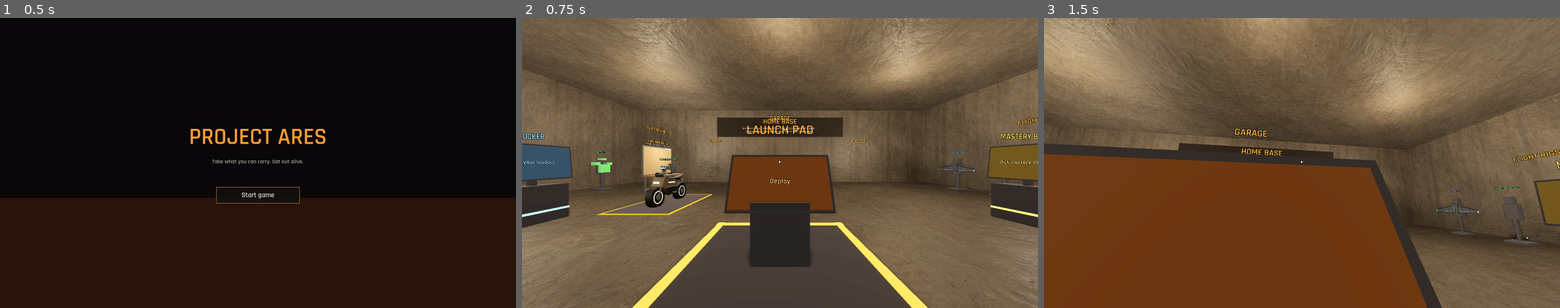
Above: before the commit, frames 1-3 (left to right).
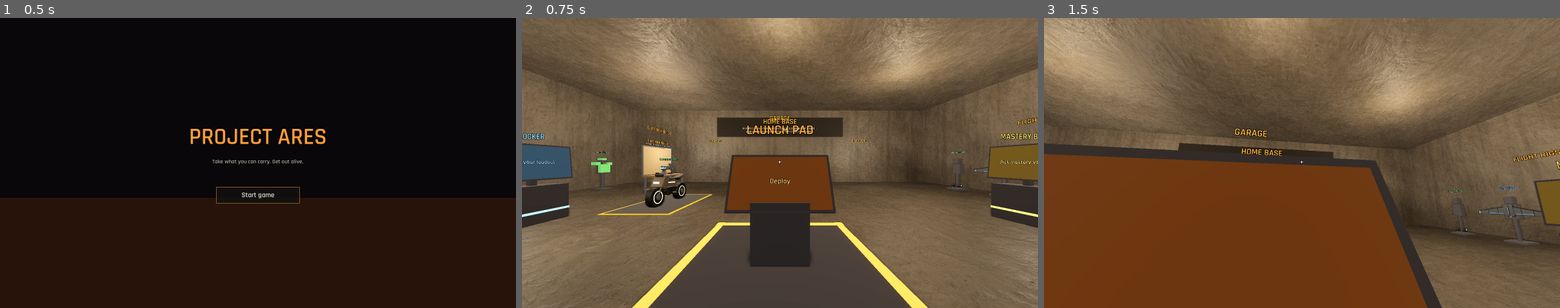
Above: after the commit, the same moments.

Repository: czinabu/projectares
Game: Godot game, scene res://scenes/start.tscn
Two runs of this game, one before a commit and one after it. Both use one fixed random seed, a clock stepped at 60 frames per second and the inputs below.
Inputs (mouse positions are in pixels of both pictures, inside the frame that each line leads up to):
- Up to frame 1 (0.5 s): no input
- Up to frame 2 (0.75 s): click "Start game" at 0.5 s
- Up to frame 3 (1.5 s): tap Enter (redeploy) at 1.25 s; move the mouse to (1327, 163) at 1.27 s; press the mouse at (1327, 163) at 1.28 s; hold W (move_forward) from 1.28 s (still down); tap Alt (dash) at 1.35 s

Frame 1 is identical in both runs. In frame 2, less than 0.1% of the frame differs, in the area x 80-91%, y 46-59%; in frame 3, 0.3%, in the area x 76-97%, y 58-78%.

Commit message:
Thruster boots skim low and dash on heat
Holding jump in the air skims at the shared cruise speed and holds height,
stopping dead when the move keys are let go. Within 4 m of a surface the boots
cool, up to 10 m they warm, above that they burn out in seconds. Kicks still
go up, the dash key dashes in the air on heat instead of stamina, and aim is
steady while skimming low. The watch shows the skim band and dashes left.

Co-Authored-By: Claude Opus 5.5 <noreply@anthropic.com>
Claude-Session: https://claude.ai/code/session_01GXE5sytuaGedyDGkbCUvPS

Diff:
--- a/core/actor/actor.gd
+++ b/core/actor/actor.gd
@@ -141,6 +141,7 @@
 var _dash_left := 0.0
 var _dash_cd := 0.0
 var _dash_dir := Vector3.ZERO
+var _dash_speed_now := 0.0
 var _slide_cd := 0.0
 ## Wings: the barrel roll's sidestep (velocity added this tick, taken off
 ## again before the glide steers next tick), its time left and cooldown.
@@ -339,8 +340,12 @@
 	# Once gliding you stay gliding while you climb on your speed.
 	flight.is_gliding = flight.can_glide() and cmd.jump and not on_floor and not staggered \
 			and (velocity.y < 0.0 or flight.is_gliding)
+	flight.is_skimming = flight.can_skim() and cmd.jump and not on_floor and not staggered \
+			and not flight.overheated
 	if on_floor:
 		horizontal = horizontal.move_toward(wish * speed, ground_accel * delta)
+	elif flight.is_skimming:
+		horizontal = horizontal.move_toward(wish * flight.skim_speed, flight.skim_accel * delta)
 	elif flight.is_gliding:
 		horizontal = _glide_velocity(horizontal, wish, yaw_basis, delta)
 	elif flight.is_hovering and flight.boost_speed > 0.0 and cmd.sprint and cmd.move.y > 0.0:
@@ -352,13 +357,20 @@
 		horizontal = horizontal.move_toward(wish * speed, air_accel * delta)
 
 	_dash_cd = maxf(0.0, _dash_cd - delta)
-	if cmd.dash and _dash_cd <= 0.0 and not staggered and spend_stamina(dash_stamina):
+	if cmd.dash and not on_floor and not staggered and _dash_left <= 0.0 and flight.air_dash_speed > 0.0:
+		# Boots dash in the air on heat, not stamina.
+		if flight.try_air_dash():
+			_dash_dir = wish.normalized() if wish.length() > 0.1 else yaw_basis * Vector3.FORWARD
+			_dash_left = flight.air_dash_time
+			_dash_speed_now = flight.air_dash_speed
+	elif cmd.dash and _dash_cd <= 0.0 and not staggered and spend_stamina(dash_stamina):
 		_dash_dir = wish.normalized() if wish.length() > 0.1 else yaw_basis * Vector3.FORWARD
 		_dash_left = dash_time
 		_dash_cd = dash_cooldown
+		_dash_speed_now = dash_speed
 	if _dash_left > 0.0:
 		_dash_left -= delta
-		horizontal = _dash_dir * dash_speed
+		horizontal = _dash_dir * _dash_speed_now
 		slide_left = 0.0
 	horizontal = _simulate_slide(horizontal, on_floor, staggered, delta)
 
@@ -393,6 +405,8 @@
 	flight.is_coasting = false
 	if flight.is_hovering:
 		_simulate_hover(delta)
+	elif flight.is_skimming:
+		_simulate_skim(delta)
 	else:
 		var thrust := flight.tick(cmd.jump and not on_floor and not staggered, delta)
 		velocity.y += (thrust - gravity) * delta
@@ -449,6 +463,27 @@
 	flight.tick(true, delta, 1.0 if climb > 0.0 else (flight.cruise_heat_mult if cruising else flight.hover_heat_mult))
 
 
+## Boots skimming: a kick rises as usual, then the boots hold your height
+## (descend sinks), and the heat follows the height over what is below.
+func _simulate_skim(delta: float) -> void:
+	if velocity.y > 0.0 and not cmd.descend:
+		velocity.y -= gravity * delta
+	else:
+		velocity.y = move_toward(velocity.y, -flight.descend_speed if cmd.descend else 0.0,
+				flight.skim_hold_accel * delta)
+	flight.skim(delta, height_above_ground(flight.skim_probe))
+
+
+## How high the feet are over the world below, up to `reach` meters.
+func height_above_ground(reach: float) -> float:
+	if not is_inside_tree():
+		return reach
+	var from := global_position + Vector3(0.0, 0.1, 0.0)
+	var query := PhysicsRayQueryParameters3D.create(from, from + Vector3(0.0, -reach - 0.1, 0.0), LAYER_WORLD)
+	var hit := get_world_3d().direct_space_state.intersect_ray(query)
+	return reach if hit.is_empty() else maxf(0.0, global_position.y - (hit["position"] as Vector3).y)
+
+
 ## Jets lit: the move keys cruise you about. Slow, you go where you steer;
 ## at speed the heading only turns at `FlightRig.cruise_turn_rate`, and
 ## letting go of the keys (or pulling the other way) brakes to a stop.
@@ -495,11 +530,14 @@
 
 
 ## How much the air spoils aim, 0 to 1: none on the ground, riding, with
-## jets lit and holding still or cruising (not boosting), and full otherwise.
+## jets lit and holding still or cruising (not boosting), skimming low on
+## boots, and full otherwise.
 func air_aim() -> float:
 	if vehicle != null or airborne_time < 0.15:
 		return 0.0
 	if flight.is_hovering and not flight.is_boosting:
+		return 0.0
+	if flight.is_skimming and flight.skim_band() == 0:
 		return 0.0
 	return 1.0
 
--- a/core/flight/flight_rig.gd
+++ b/core/flight/flight_rig.gd
@@ -4,7 +4,8 @@
 ## how it flies:
 ##   jetpack        - `thrust_accel`: hold jump in the air for sustained lift,
 ##                    tap jump in the air to hover and fly freely (see below).
-##   thruster boots - `burst_velocity`: press jump in the air for an instant kick.
+##   thruster boots - `burst_velocity`: press jump in the air for an instant kick,
+##                    and `skim_speed`: hold jump in the air to skim low.
 ##   glide wings    - a burst to launch, then `glide_fall_speed` and
 ##                    `glide_speed`: hold jump to fall slowly and fly forward,
 ##                    and `pulse_velocity`: press jump while gliding to climb.
@@ -116,6 +117,27 @@
 var slide_landing_speed := 0.0
 ## Sideways speed an air jump adds along the move keys (thruster boots).
 var burst_push := 0.0
+## Boots: holding jump in the air skims at this speed (0: no skim), holding
+## your height (a kick still carries you up first; descend sinks). The heat
+## depends on the height over the ground or roof below: under `skim_low`
+## meters the boots cool at `skim_cool` a second, up to `skim_high` they
+## cost `skim_mid_heat`, and above it `skim_high_heat`. You stop dead when
+## you let go of the move keys (`skim_accel`).
+var skim_speed := 0.0
+var skim_accel := 40.0
+var skim_hold_accel := 30.0
+var skim_low := 4.0
+var skim_high := 10.0
+var skim_cool := 5.0
+var skim_mid_heat := 8.0
+var skim_high_heat := 30.0
+## How far down the boots look for a surface.
+var skim_probe := 30.0
+## Boots: the dash key in the air dashes at `air_dash_speed` for
+## `air_dash_time` for `air_dash_heat`, instead of spending stamina.
+var air_dash_speed := 0.0
+var air_dash_time := 0.3
+var air_dash_heat := 0.0
 
 var heat := 0.0
 var overheated := false
@@ -127,6 +149,10 @@
 var is_boosting := false
 ## Jets idle, sinking and cooling (see `coast_cool`).
 var is_coasting := false
+## Boots skimming (holding jump in the air).
+var is_skimming := false
+## Boots: the height over the surface below while skimming, in meters.
+var skim_height := 0.0
 ## The launch of a `launch_once` rig has been used this time in the air.
 var launched := false
 var _since_thrust := 0.0
@@ -161,6 +187,42 @@
 	_recover()
 
 
+## Boots skimming at `height` over the surface below: cools low down,
+## heats up higher (see `skim_speed`).
+func skim(delta: float, height: float) -> void:
+	is_thrusting = false
+	skim_height = height
+	if height < skim_low:
+		heat = maxf(0.0, heat - skim_cool * delta)
+		_recover()
+		return
+	_since_thrust = 0.0
+	heat += (skim_mid_heat if height < skim_high else skim_high_heat) * delta
+	if heat >= max_heat:
+		heat = max_heat
+		overheated = true
+		is_skimming = false
+
+
+## Which band a skim is in: 0 cool (low), 1 warm, 2 burning.
+func skim_band() -> int:
+	return 0 if skim_height < skim_low else (1 if skim_height < skim_high else 2)
+
+
+func can_skim() -> bool:
+	return enabled and skim_speed > 0.0
+
+
+## A boot dash in the air. True if it goes off (and takes its heat).
+func try_air_dash() -> bool:
+	if not enabled or overheated or air_dash_speed <= 0.0:
+		return false
+	if not _spend(air_dash_heat):
+		return false
+	burst_fired.emit()
+	return true
+
+
 func _recover() -> void:
 	if overheated and heat <= recover_heat:
 		overheated = false
@@ -219,6 +281,8 @@
 				% (", Shift+W boosts" if boost_speed > 0.0 else ""))
 	if burst_velocity > 0.0:
 		parts.append("press again in the air to boost" + (" the way you move" if burst_push > 0.0 else ""))
+	if can_skim():
+		parts.append("hold in the air to skim low (stay near a surface to cool, C sinks, Ctrl dashes)")
 	if can_glide():
 		parts.append("hold while falling to glide (steer to bank, look down to dive, up to climb, %sQ/E %s)"
 				% ["press again to pulse up, " if pulse_velocity > 0.0 else "",
--- a/core/items/item_db.gd
+++ b/core/items/item_db.gd
@@ -184,10 +184,11 @@
 			{"thrust_accel": 42.0, "max_rise_speed": 11.0, "heat_per_sec": 25.0, "boost_speed": 22.0,
 			"heavy_lift": true},
 			"The high ground. Cruise straight over everything, stop dead and hover to shoot steady, coast down to cool. Carries heavy armor without running hotter. Wide turns, loud and hot: heat seekers love it.")
-	register("boots_thruster", "Thruster Boots", Rarity.UNCOMMON, 600, ["flight_rig", "vendor"],
+	register("boots_thruster", "Thruster Boots", Rarity.UNCOMMON, 1000, ["flight_rig", "vendor"],
 			{"thrust_accel": 0.0, "burst_velocity": 10.5, "burst_heat": 34.0, "cool_per_sec": 34.0,
-			"cool_delay": 0.3, "burst_push": 9.0},
-			"No sustained flight. Press jump in the air for a hard kick up and the way you steer, three in a row. Cools fastest.")
+			"cool_delay": 0.3, "burst_push": 11.0, "skim_speed": 15.0, "air_dash_speed": 20.0,
+			"air_dash_heat": 20.0},
+			"Hold jump in the air to skim low over streets and roofs, and stop dead. Near a surface the boots cool; high up they burn out in seconds. Kick up with jump, dash in the air on heat. Steady aim while skimming low.")
 	register("wings_glide", "Glide Wings", Rarity.RARE, 1000, ["flight_rig"],
 			{"thrust_accel": 0.0, "burst_velocity": 14.0, "burst_heat": 40.0, "launch_once": true,
 			"cool_per_sec": 20.0, "pulse_velocity": 11.0, "pulse_heat": 30.0, "glide_cool": 12.0,
--- a/core/ui/hud.gd
+++ b/core/ui/hud.gd
@@ -207,7 +207,8 @@
 ## The flight rig's line on the watch: overheating, then what the rig needs
 ## you to know in the air. A jetpack warns when a heat seeker could lock on
 ## (`Gun.heat_target`'s rule); wings show airspeed against the stall and
-## whether a pulse is ready.
+## whether a pulse is ready; boots show the height band (cool, warm,
+## burning) and how many dashes the heat leaves.
 static func rig_text(p: Actor) -> String:
 	var rig := p.flight
 	if not rig.enabled:
@@ -221,6 +222,10 @@
 		if rig.pulse_velocity > 0.0:
 			pulse = "   pulse ready" if rig.heat + rig.pulse_heat <= rig.max_heat else "   pulse cooling"
 		return "Air %d m/s%s%s" % [roundi(air), "  STALL" if air < stall - 0.5 else "", pulse]
+	if rig.can_skim() and (rig.is_skimming or p.airborne_time > 0.3):
+		var dashes := floori((rig.max_heat * (1.0 + FlightRig.BURST_SLACK) - rig.heat) / maxf(rig.air_dash_heat, 1.0))
+		var band: String = ["low, cooling", "warm", "BURNING"][rig.skim_band()] if rig.is_skimming else "falling"
+		return "Skim %s   dashes %d" % [band, clampi(dashes, 0, 3)]
 	if rig.can_hover() and rig.is_hovering:
 		var state := "coasting" if rig.is_coasting else ("boost" if rig.is_boosting else "jets lit")
 		var lockable := rig.is_thrusting or rig.heat >= rig.max_heat * 0.3
--- a/core/visual/actor_skin.gd
+++ b/core/visual/actor_skin.gd
@@ -416,7 +416,7 @@
 	if not airborne:
 		return
 	var follow := 1.0 - exp(-attitude_follow * delta)
-	var jets := actor.flight.is_hovering or actor.flight.is_thrusting
+	var jets := actor.flight.is_hovering or actor.flight.is_thrusting or actor.flight.is_skimming
 	_air_hang = lerpf(_air_hang, 1.0 if jets else 0.0, follow)
 	_air_fall = lerpf(_air_fall, clampf(0.5 - actor.velocity.y / (2.0 * air_rise_speed), 0.0, 1.0), follow)
 
@@ -732,7 +732,7 @@
 	if _rig_holders.is_empty():
 		return
 	_burst_left = maxf(0.0, _burst_left - delta)
-	var burning := not actor.is_dead and (actor.flight.is_thrusting or _burst_left > 0.0)
+	var burning := not actor.is_dead and (actor.flight.is_thrusting or actor.flight.is_skimming or _burst_left > 0.0)
 	for flame in _flames:
 		flame.visible = burning
 	if _rig_back and _rig_back.has_node("WingL"):
--- a/tests/test_runner.gd
+++ b/tests/test_runner.gd
@@ -1418,17 +1418,14 @@
 		await frames(1)
 		a.cmd.jump_pressed = false
 
-	# Thruster boots: no sustained lift, a kick per press, limited by heat.
+	# Thruster boots: kicks up, skim low and cool, burn out high, dash on heat.
 	var raid := await _kit_raid(60, ["rifle_scrap", "blade_scrap", "boots_thruster", "plate_light"])
 	var p := raid.player
 	check(p.flight.display_name == "Thruster Boots" and p.flight.burst_velocity > 0.0
-			and is_zero_approx(p.flight.thrust_accel), "boots stats come from the item")
+			and is_zero_approx(p.flight.thrust_accel) and p.flight.can_skim(), "boots stats come from the item")
+	check(is_equal_approx(p.flight.skim_speed, FlightRig.CRUISE_SPEED), "boots skim at the shared cruise speed")
 	await press_jump.call(p)
-	await frames(20)
-	p.cmd.jump = true
 	await frames(10)
-	check(not p.flight.is_thrusting and p.velocity.y < 0.0, "boots give no lift from holding jump")
-	p.cmd.jump = false
 	var height := p.global_position.y
 	await press_jump.call(p)
 	check(p.velocity.y > 8.0 and p.flight.heat > 0.0, "pressing jump in the air kicks you upward and costs heat")
@@ -1442,11 +1439,16 @@
 	for i in 6:
 		await press_jump.call(p)
 		await frames(4)
-	check(p.flight.overheated, "boosting over and over overheats the boots")
-	check(not p.flight.is_hovering, "boots cannot hover")
+	check(p.flight.overheated, "kicking over and over overheats the boots")
+	check(not p.flight.is_hovering and not p.flight.is_skimming, "boots cannot hover, nor skim overheated")
 	var vy := p.velocity.y
 	await press_jump.call(p)
 	check(p.velocity.y <= vy, "overheated boots do nothing")
+	for i in 400:
+		await get_tree().physics_frame
+		if p.is_on_floor():
+			break
+	await _check_boot_skim(p)
 	await _end_raid(raid)
 
 	# Glide wings: launch, then fall slowly and travel far.
@@ -1764,6 +1766,64 @@
 		check(gun.current_spread_deg() < wild - 1.0, "a gun spreads wider in the air than from a hover")
 	p.cmd.sprint = false
 	p.cmd.move = Vector2.ZERO
+
+
+## Boots skimming. `p` stands on open ground with thruster boots.
+func _check_boot_skim(p: Actor) -> void:
+	p.flight.heat = 0.0
+	p.flight.overheated = false
+	p.global_position = Vector3(0.0, p.global_position.y, 60.0)
+	await frames(10)
+	var ground := p.global_position.y
+	p.cmd.jump_pressed = true
+	p.cmd.jump = true
+	await frames(1)
+	p.cmd.jump_pressed = false
+	await frames(60)
+	check(p.flight.is_skimming and not p.is_on_floor() and absf(p.velocity.y) < 0.5,
+			"holding jump off a jump skims, holding the height")
+	check(p.flight.skim_band() == 0 and p.air_aim() == 0.0, "skimming low aims steady")
+	p.flight.heat = 40.0
+	await frames(60)
+	check(p.flight.heat < 40.0 and p.flight.is_skimming, "skimming near a surface cools the boots (%.0f)" % p.flight.heat)
+	p.cmd.yaw = 0.0
+	p.cmd.move = Vector2(0, 1)
+	await frames(40)
+	var speed := Vector2(p.velocity.x, p.velocity.z).length()
+	check(absf(speed - FlightRig.CRUISE_SPEED) < 0.5, "boots skim at %.1f m/s" % speed)
+	p.cmd.move = Vector2.ZERO
+	await frames(30)
+	check(Vector2(p.velocity.x, p.velocity.z).length() < 0.5, "and stop dead")
+	check(Hud.rig_text(p).begins_with("Skim "), "the watch shows the skim band (%s)" % Hud.rig_text(p))
+	# A dash on heat, not stamina.
+	var stamina := p.stamina
+	var heat := p.flight.heat
+	p.cmd.move = Vector2(1, 0)
+	p.cmd.dash = true
+	await frames(1)
+	p.cmd.dash = false
+	await frames(2)
+	var side := (p.global_basis.inverse() * p.velocity).x
+	check(side > p.flight.air_dash_speed - 1.0 and p.flight.heat > heat + 15.0 and is_equal_approx(p.stamina, stamina),
+			"a boot dash in the air goes off on heat (%.1f m/s)" % side)
+	p.cmd.move = Vector2.ZERO
+	await frames(30)
+	# High up the boots burn out fast.
+	p.flight.heat = 0.0
+	p.global_position.y = ground + 20.0
+	p.velocity = Vector3.ZERO
+	await frames(30)
+	check(p.flight.skim_band() == 2 and p.air_aim() == 1.0, "skimming high is the burning band and spoils the aim")
+	for i in 240:
+		await get_tree().physics_frame
+		if p.flight.overheated:
+			break
+	check(p.flight.overheated and not p.flight.is_skimming, "boots overheat within seconds high up")
+	p.cmd.jump = false
+	for i in 400:
+		await get_tree().physics_frame
+		if p.is_on_floor():
+			break
 
 
 ## The wings' own moves. `p` is gliding high up with glide wings.
Not shown, changed: CLAUDE.md
